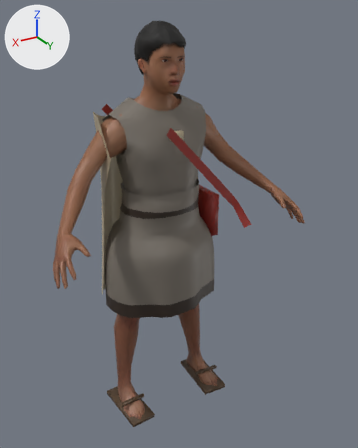
Before and after pictures for a commit that changed the glTF model campaigns/01_pachacutec/assets/models/pch_npc_commoner.glb.
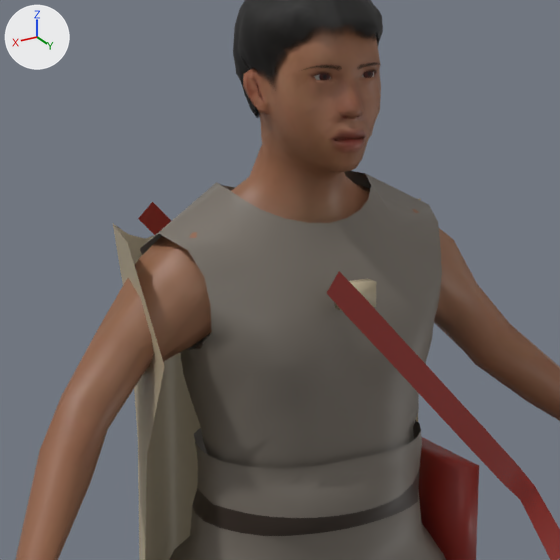
There are two pictures of each version: one whole from a 50 mm camera at (0.85, 1.58, 1.541) aimed at (-0.059, 0.066, 0.784), one close up on the part from 15% to 69% of the width and 8% to 51% of the height. Lighting does not change. The marker at upper left points along +X, +Y and +Z. The first two pictures are the older version. Where no turn or scale is listed for an object, it has been applied to the vertices. Vertices at exactly the same position are counted once.

Names of what the first close-up shows: 'Human.short02', 'body', 'clothes' and 2 more.
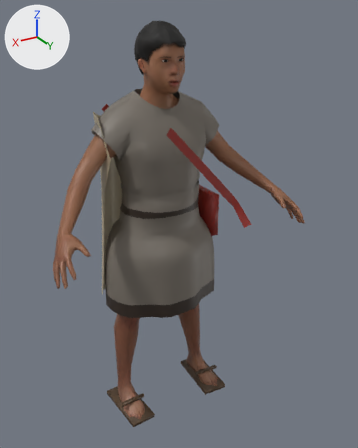
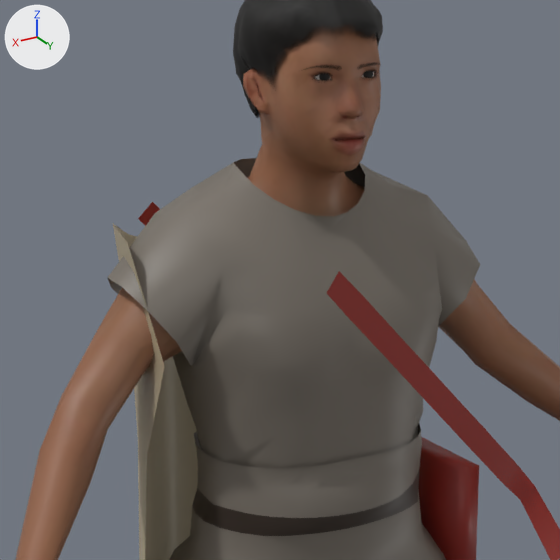
Boxes (x1, y1, x2, y2) around the edits, measured in the close-ups (560 x 560 px):
```json
{"object": "clothes", "change": "reshaped", "before": [113, 171, 560, 560], "after": [108, 158, 560, 560]}
{"part": 1, "of": "me_clothes", "change": "rebuilt", "before": [140, 171, 442, 468], "after": [108, 158, 480, 468], "on screen": "23% wider"}
{"part": 2, "of": "me_clothes", "change": "deleted", "before": [335, 278, 376, 311], "on screen": "brown"}
```

Scene script edits in JSON lines:
```json
{"block": "me_clothes", "where": "# used by ob_clothes; location = (0.0, 0.0, 0.0)"}
{"op": "remove", "block": "me_clothes", "code": "me_clothes.from_pydata(...)  # 924 vertices, 1616 faces; spans x -0.241..0.248, y -0.237..0.323, z 0.0..1.265"}
{"op": "add", "block": "me_clothes", "code": "me_clothes.from_pydata(...)  # 935 vertices, 1648 faces; spans x -0.248..0.248, y -0.237..0.323, z 0.0..1.29"}
{"block": "me_clothes", "change": "me_clothes part 1: the loose piece of 194 vertices spanning x -0.19..0.19, y -0.099..0.143, z 0.768..1.265 is rebuilt with 213 vertices and now spans x -0.248..0.245, y -0.105..0.149, z 0.78..1.29"}
{"block": "me_clothes", "change": "me_clothes part 2: the loose piece of 8 vertices spanning x -0.023..0.022, y 0.137..0.157, z 1.137..1.167 is deleted"}
{"block": "me_clothes", "change": "other edits to the shape of me_clothes do not show in these pictures"}
```
